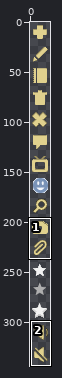
Two states of a sprite sheet, images/im_actions_iconset2.png. Above: a wide view before the commit, with the close-up outlined.
Close-up. Old version:
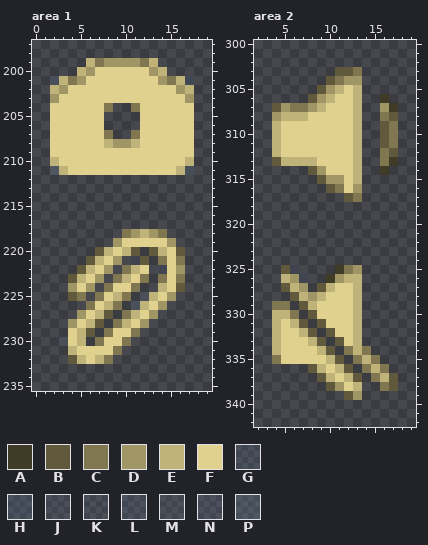
The file is 20x344 pixels. Pixels under 10% opacity are left out. Colours within 5 levels of each other are drawn and written as one. Shown: area 1: x 0..19, y 197..235; area 2: x 2..19, y 300..342. The commit also changed other parts of the picture, which this record leaves out.
Palette (. is transparent): A #403b27  B #60593b  C #807751  D #a09565  E #c0b37a  F #e0d18e  G #56759d29  H #57749e34  J #5e78a320  K #637ea41c  L #667ea42a  M #6982a51f  N #6d81ae25  P #728eb137
And afterwards:
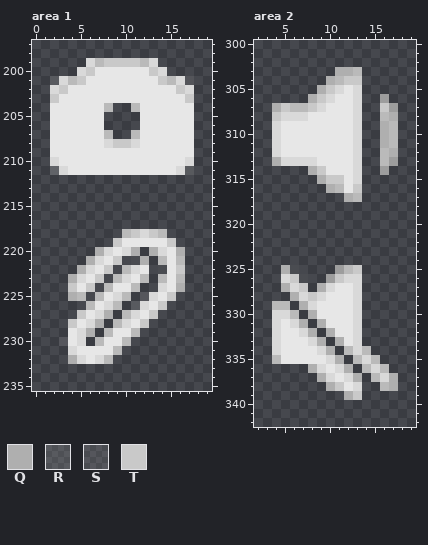
Colours new in this view: Q #afafaf  R #b8b8b829  S #bababa20  T #c9c9c9
What changed:
colour A: #403b27 -> #9d9d9d
colour C: #807751 -> #bababa
colour E: #c0b37a -> #d9d9d9
colour F: #e0d18e -> #e7e7e7
colour H: #57749e34 -> #b8b8b834
colour P: #728eb137 -> #c5c5c537
Area 1:
y 199: x 8..11 DDDD -> TTTT
y 200: x 6 D -> T; x 13 D -> T
y 201: x 2 G -> R; x 5 D -> T; x 14 D -> T
y 202: x 3 D -> T; x 16 D -> T
y 203: x 2 D -> T; x 17 D -> T
y 208: x 9..10 DD -> TT
y 218: x 11 D -> T; x 13 D -> T
y 219: x 9 D -> T; x 15 D -> T
y 220: x 7 B -> Q; x 11 B -> Q; x 13 B -> Q; x 16 B -> Q
y 221: x 6 B -> Q; x 9 D -> T; x 11..12 KB -> SQ
y 222: x 5 B -> Q; x 8 D -> T; x 14 N -> S; x 16 D -> T
y 223: x 4 B -> Q; x 7 D -> T
y 224: x 4 D -> T; x 6 D -> T; x 16 B -> Q
y 225: x 4 B -> Q; x 12 M -> S; x 15 D -> T
y 226: x 11 L -> R; x 14 D -> T
y 227: x 5 D -> T; x 8 B -> Q; x 13 D -> T
y 228: x 4 D -> T; x 7 B -> Q; x 12 D -> T
y 229: x 6 B -> Q
y 230: x 3 K -> S
y 232: x 4 B -> Q
Area 2:
y 303: x 11..12 BB -> QQ
y 304: x 10 B -> Q; x 12..13 DD -> TT
y 305: x 9..10 BD -> QT
y 306: x 8..9 BD -> QT
y 307: x 4..5 BD -> QT; x 8 D -> T; x 16 D -> T
y 308: x 4 D -> T; x 17 B -> Q
y 309..311: x 16 B -> Q
y 312: x 17 B -> Q
y 313: x 4 B -> Q
y 314: x 8..9 BD -> QT
y 315: x 9..11 BDD -> QTT
y 316: x 10 B -> Q; x 13 D -> T
y 317: x 12 B -> Q
y 325: x 5..6 BJ -> QS; x 13 D -> T
y 326: x 6..7 DJ -> TS; x 11 D -> T
y 327: x 5 B -> Q; x 7 D -> T; x 9 B -> Q
y 328: x 6 B -> Q; x 8 D -> T
y 329: x 7 B -> Q
y 330: x 8 B -> Q
y 331: x 7 B -> Q; x 9 B -> Q
y 332: x 8 B -> Q; x 10 B -> Q
y 333: x 9 B -> Q; x 11 B -> Q
y 334: x 10 B -> Q
y 335: x 11 B -> Q
y 336: x 8 B -> Q; x 12 B -> Q
y 337: x 9 B -> Q; x 13 B -> Q; x 17 B -> Q
y 338: x 10..11 BD -> QT; x 17 B -> Q
y 339: x 12..13 BD -> QT
Boxes around the changes in both close-ups, in picture pixels (x1, y1, x2, y2):
changed: (50, 58, 194, 175)
changed: (59, 229, 185, 364)
changed: (272, 67, 398, 202)
changed: (272, 265, 398, 400)
